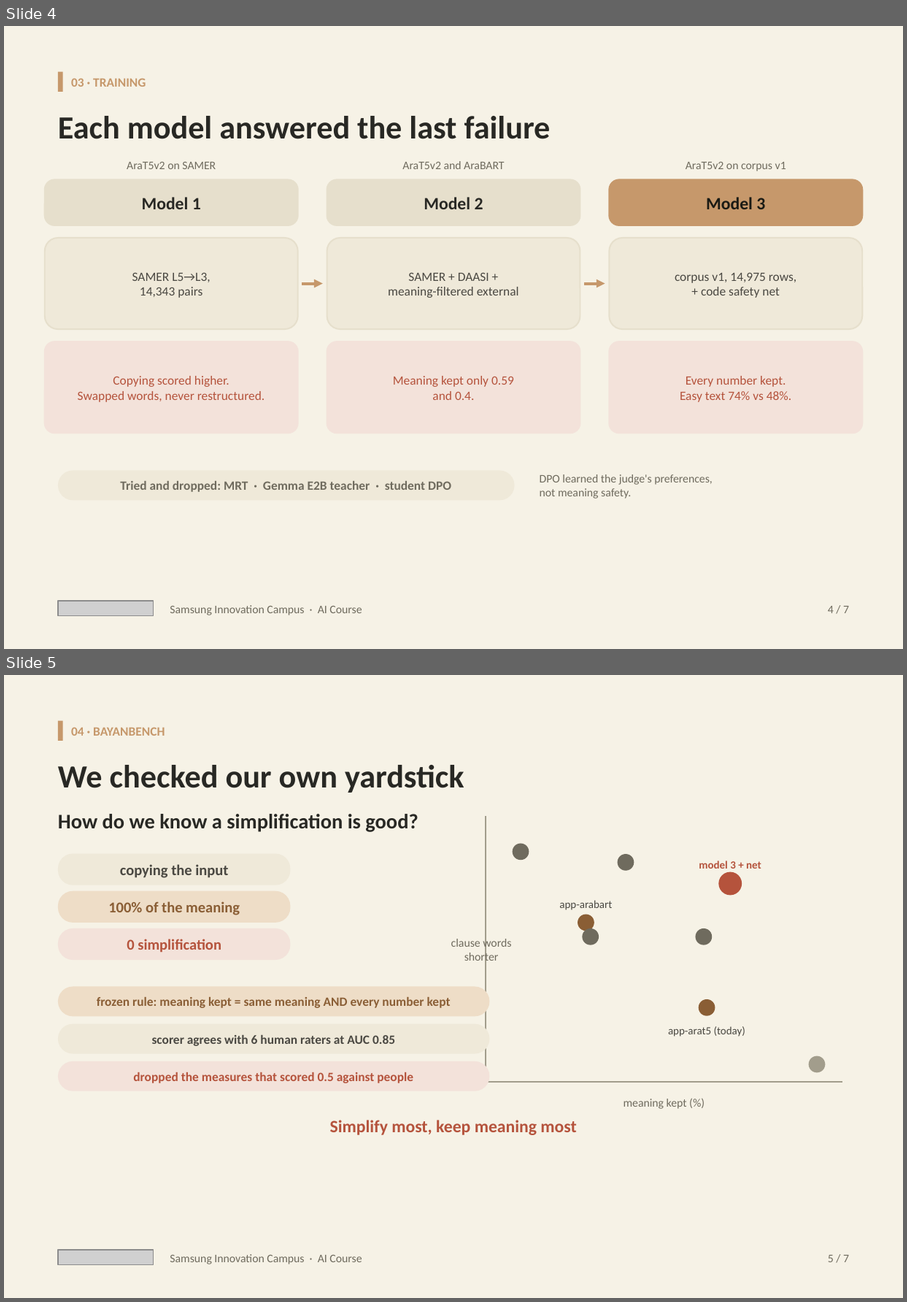
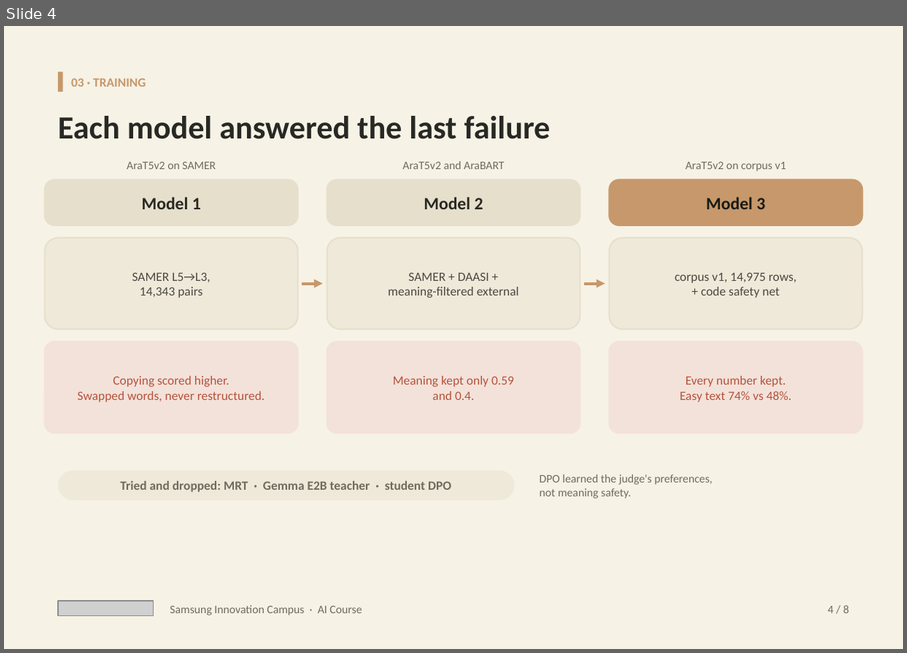
Before and after one commit to Cogni-Libya/Bayan, a slide deck: deliverables/04_presentation/Bayan_Submission.pptx. Shown one above the other, each under a label of ours: slides 4 and 5 before the commit, slide 4 after it. The pictures are 907x1302 and 907x653 pixels, drawn with LibreOffice and Linux fonts; fonts in the diff are those of the drawing; grey boxes stand for pictures. Boxes give left, top, right and bottom in pixels: in the first picture for what was removed or moved away, otherwise in the second. Text is boxed around its words. In the diff, an @@ line names an element or a change of style, - is before the commit and + after.

Commit message:
Submission deck: eight scenes matching the presenting beats
Split the merged bench slide into Measuring and Results so the pptx
tracks the HTML one-to-one, same as S5Measure/S6Results in scenes.py.

```diff
--- a/deliverables/04_presentation/Bayan_Submission.pptx
+++ b/deliverables/04_presentation/Bayan_Submission.pptx
@@ slide 5 removed at (x1=4, y1=675, x2=903, y2=1298), background #FFFFFF @@
@@ rectangle removed at (x1=4, y1=675, x2=903, y2=1298) @@
@@ rectangle removed at (x1=58, y1=721, x2=63, y2=741) @@
@@ text removed at (x1=71, y1=727, x2=165, y2=736) @@
-04 · BAYANBENCH
@@ text removed at (x1=58, y1=765, x2=465, y2=793) @@
-We checked our own yardstick
@@ text removed at (x1=58, y1=814, x2=418, y2=832) @@
-How do we know a simplification is good?
@@ line removed from (486, 816) to (486, 1082) @@
@@ ellipse removed at (x1=512, y1=844, x2=529, y2=860) @@
@@ rounded rectangle removed at (x1=58, y1=854, x2=290, y2=885) @@
-copying the input
@@ ellipse removed at (x1=618, y1=854, x2=634, y2=870) @@
@@ text removed at (x1=699, y1=860, x2=762, y2=872) @@
-model 3 + net
@@ rounded rectangle removed at (x1=58, y1=891, x2=290, y2=922) @@
-100% of the meaning
@@ ellipse removed at (x1=719, y1=872, x2=742, y2=895) @@
@@ text removed at (x1=560, y1=900, x2=612, y2=910) @@
-app-arabart
@@ ellipse removed at (x1=578, y1=914, x2=595, y2=931) @@
@@ rounded rectangle removed at (x1=58, y1=928, x2=290, y2=960) @@
-0 simplification
@@ text removed at (x1=451, y1=936, x2=511, y2=963) @@
-clause words
-shorter
@@ ellipse removed at (x1=583, y1=928, x2=600, y2=945) @@
@@ ellipse removed at (x1=696, y1=928, x2=712, y2=945) @@
@@ rounded rectangle removed at (x1=58, y1=987, x2=489, y2=1017) @@
-frozen rule: meaning kept = same meaning AND every number kept
@@ ellipse removed at (x1=699, y1=999, x2=716, y2=1015) @@
@@ rounded rectangle removed at (x1=58, y1=1024, x2=489, y2=1054) @@
-scorer agrees with 6 human raters at AUC 0.85
@@ text removed at (x1=668, y1=1026, x2=746, y2=1036) @@
-app-arat5 (today)
@@ rounded rectangle removed at (x1=58, y1=1061, x2=489, y2=1091) @@
-dropped the measures that scored 0.5 against people
@@ ellipse removed at (x1=808, y1=1056, x2=825, y2=1073) @@
@@ line removed from (486, 1082) to (843, 1082) @@
@@ text removed at (x1=624, y1=1098, x2=687, y2=1109) @@
-meaning kept (%)
@@ text removed at (x1=330, y1=1120, x2=576, y2=1135) @@
-Simplify most, keep meaning most
@@ picture removed at (x1=58, y1=1250, x2=154, y2=1265) @@
@@ text removed at (x1=170, y1=1254, x2=362, y2=1264) @@
-Samsung Innovation Campus · AI Course
@@ text removed at (x1=828, y1=1255, x2=849, y2=1262) @@
-5 / 7
@@ slide 4 changed as well @@
@@ text at (x1=828, y1=605, x2=849, y2=613): text changed @@
-4 / 7
+4 / 8
```
Also in this commit, not shown: 5 other slides changed, 2 slides added, 2 other files.
